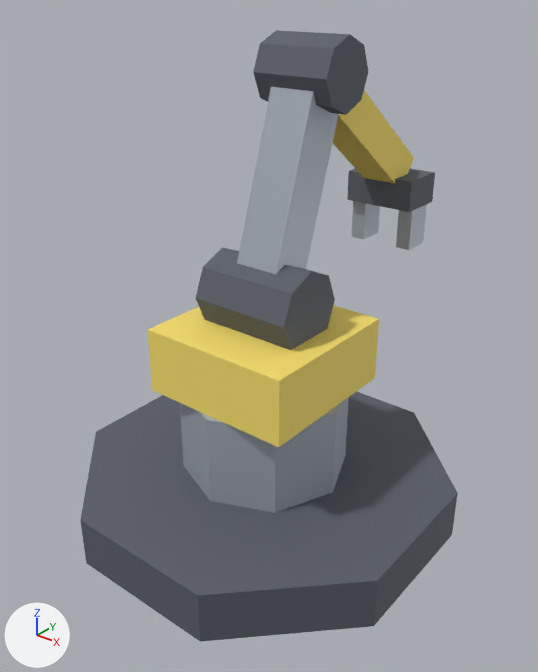
What one commit did to the glTF model jogo/assets/modelos/logistica/bracos/braco.glb.
Camera for both pictures: a camera (50 mm lens) standing at (0.622, -0.768, 0.779) and looking at (-0.003, 0.012, 0.295). Arrows for +X, +Y and +Z are at lower left; the lights stay in place. The older version comes first. Where no turn or scale is listed for an object, it has been applied to the vertices. Vertices at exactly the same position are counted once.

In view in the first picture: 'braco_base', 'braco_braco1', 'braco_braco2', 'braco_garra', 'braco_giro'.
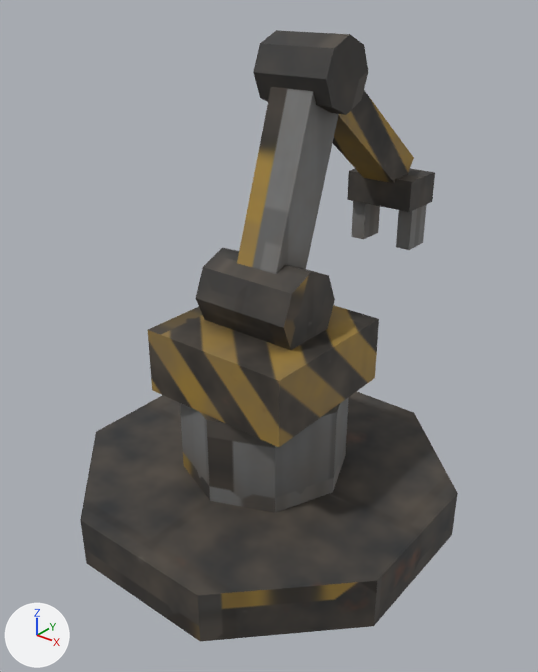
Edits to the bpy script that builds the scene:
```text
Add img_braco_tex:
    img_braco_tex = load_image('braco_tex', '_unpacked/braco_tex', 512, 512, 'sRGB')
Add mat_braco_tex:
    mat_braco_tex = principled_material('braco_Tex')
    mat_braco_tex.texture = img_braco_tex
    mat_braco_tex.metallic = 0.15
    mat_braco_tex.roughness = 0.7
Change me_braco_base:
    where me_braco_base.from_pydata(...)  # 32 vertices, 56 faces; spans x -0.277..0.277, y -0.277..0.277, z 0.0..0.22
    used by ob_braco_base; location = (0.0, 0.0, 0.0)
    me_braco_base part 1: all 28 faces that had it switch from mat_p_escuro (dark grey #595d69) to mat_braco_tex (picture img_braco_tex)
    me_braco_base part 2: all 28 faces that had it switch from mat_p_metal (light grey #adb5bf) to mat_braco_tex (picture img_braco_tex)
    me_braco_base part 3: texture (UV) coordinates of 56 of 56 faces, centred in x -0.277..0.277, y -0.277..0.277, z 0.0..0.22, changed; they spanned u 0.0..0.0, v 0.0..0.0 and now span u 0.0..0.93, v 0.0..0.92
Change me_braco_giro:
    where me_braco_giro.from_pydata(...)  # 24 vertices, 40 faces; spans x -0.12..0.12, y -0.12..0.12, z 0.0..0.2
    used by ob_braco_giro; location = (0.0, 0.0, 0.22)
    me_braco_giro part 4: all 28 faces that had it switch from mat_p_escuro (dark grey #595d69) to mat_braco_tex (picture img_braco_tex)
    me_braco_giro part 5: all 12 faces that had it switch from mat_p_faixa (yellow #f9e16c) to mat_braco_tex (picture img_braco_tex)
    me_braco_giro part 6: texture (UV) coordinates of 40 of 40 faces, centred in x -0.12..0.12, y -0.12..0.12, z 0.0..0.194, changed; they spanned u 0.0..0.0, v 0.0..0.0 and now span u 0.4..1.0, v 0.0..0.97
Change me_braco_braco1:
    where me_braco_braco1.from_pydata(...)  # 24 vertices, 40 faces; spans x -0.06..0.06, y -0.033..0.15, z -0.011..0.35
    used by ob_braco_braco1; location = (0.0, 0.0, 0.36)
    me_braco_braco1 part 7: all 28 faces that had it switch from mat_p_escuro (dark grey #595d69) to mat_braco_tex (picture img_braco_tex)
    me_braco_braco1 part 8: all 12 faces that had it switch from mat_p_metal (light grey #adb5bf) to mat_braco_tex (picture img_braco_tex)
    me_braco_braco1 part 9: texture (UV) coordinates of 40 of 40 faces, centred in x -0.06..0.06, y -0.011..0.145, z -0.004..0.345, changed; they spanned u 0.0..0.0, v 0.0..0.0 and now span u 0.0..1.0, v 0.0..1.0
Change me_braco_braco2:
    where me_braco_braco2.from_pydata(...)  # 8 vertices, 12 faces; spans x -0.03..0.03, y -0.018..0.258, z -0.204..0.024
    remove me_braco_braco2.materials.append(mat_p_faixa)  # yellow #f9e16c
    add me_braco_braco2.materials.append(mat_braco_tex)  # picture img_braco_tex
Change me_braco_garra:
    where me_braco_garra.from_pydata(...)  # 24 vertices, 36 faces; spans x -0.06..0.06, y -0.04..0.04, z -0.12..0.0
    used by ob_braco_garra; location = (0.0, 0.34, 0.48)
    me_braco_garra part 10: all 12 faces that had it switch from mat_p_escuro (dark grey #595d69) to mat_braco_tex (picture img_braco_tex)
    me_braco_garra part 11: all 24 faces that had it switch from mat_p_metal (light grey #adb5bf) to mat_braco_tex (picture img_braco_tex)
```

Location of each change, (x1, y1, x2, y2) in pixels of the pictures (538 x 672 px):
'braco_base', recoloured, surface changed (dark grey to grey): (80, 391, 458, 642) in both
'braco_giro', recoloured, surface changed (darker): (148, 248, 379, 447) in both
'braco_braco1', recoloured, surface changed (dark grey to grey): (237, 30, 368, 274) in both
'braco_braco2', recoloured (darker): (333, 90, 414, 183) in both
part 1 of me_braco_base, recoloured (dark grey to grey): (80, 391, 458, 642) in both
part 2 of me_braco_base, recoloured (light grey to grey): (180, 397, 349, 513) in both
part 3 of me_braco_base, surface changed (darker): (80, 391, 458, 642) in both
part 4 of me_braco_giro, recoloured (darker): (196, 248, 335, 350) in both
part 5 of me_braco_giro, recoloured (darker): (148, 305, 379, 447) in both
part 6 of me_braco_giro, surface changed (darker): (148, 248, 379, 447) in both
part 7 of me_braco_braco1, recoloured (darker): (253, 30, 368, 115) in both
part 8 of me_braco_braco1, recoloured (light grey to grey): (237, 87, 339, 274) in both
part 9 of me_braco_braco1, surface changed (darker): (237, 30, 368, 274) in both
part 10 of me_braco_garra, recoloured (darker): (347, 168, 435, 212) in both
part 11 of me_braco_garra, recoloured (light grey to grey): (351, 201, 427, 250) in both
